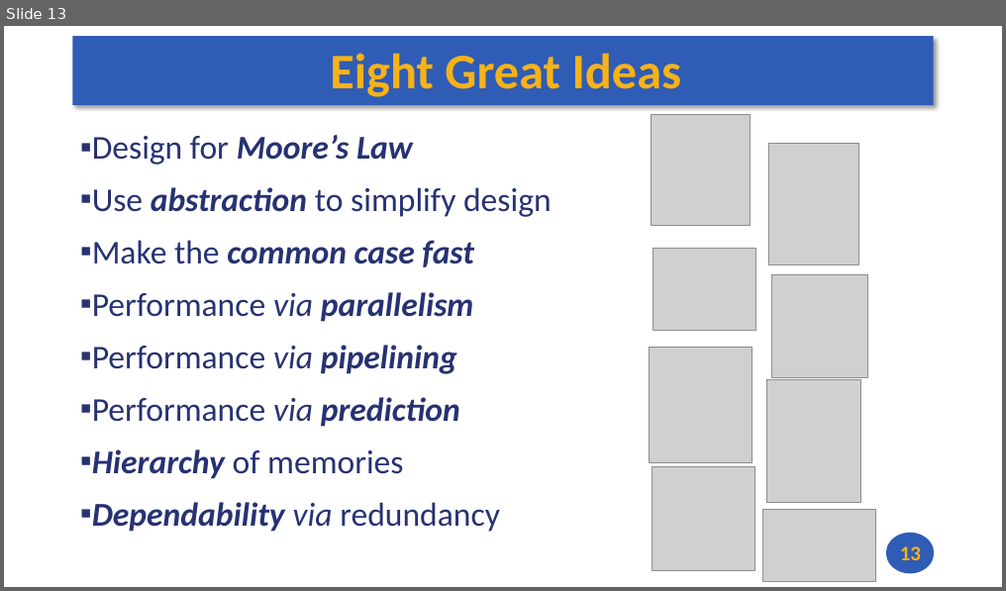
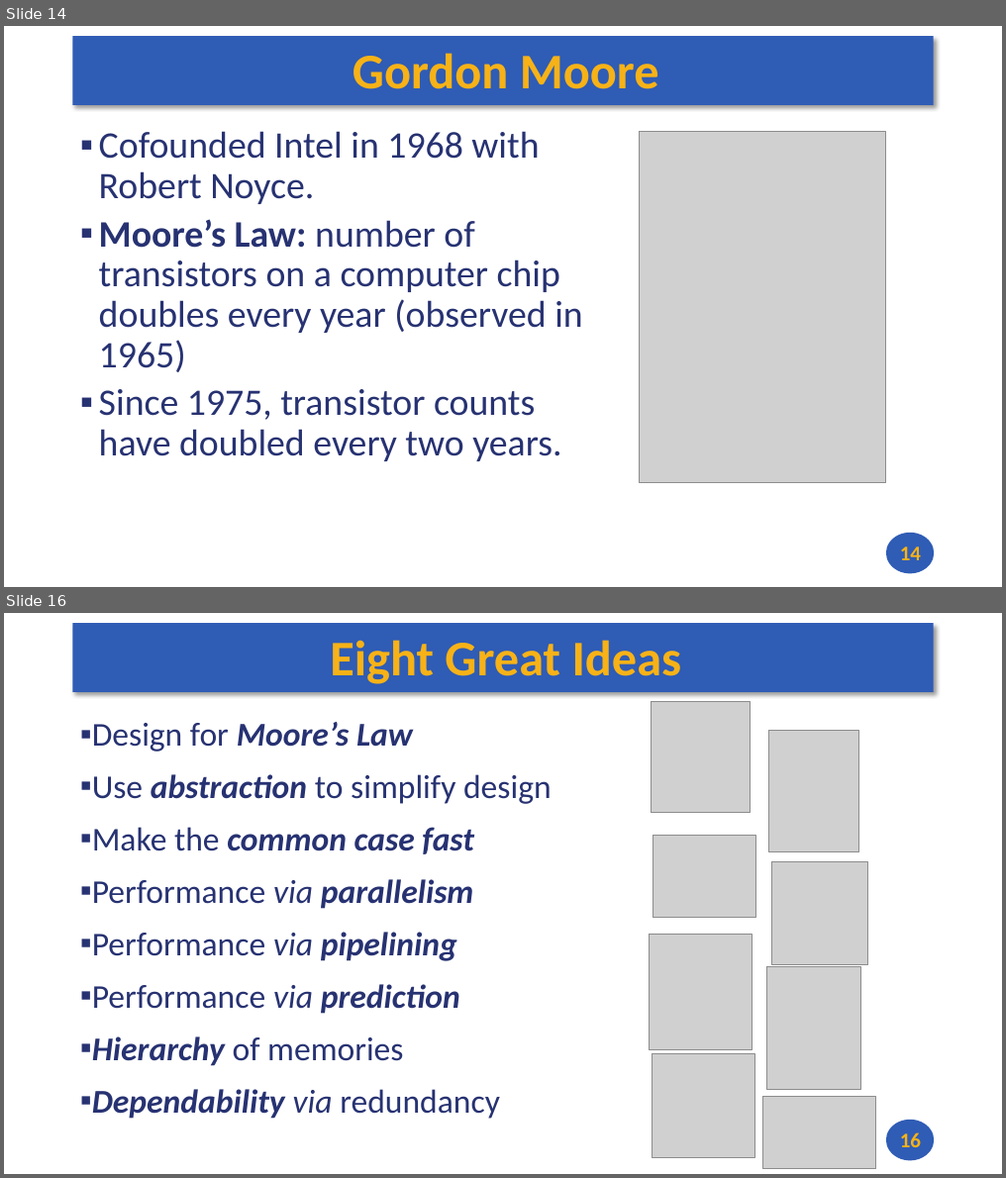
Before and after one commit to andrewt0301/hse-acos-course, a slide deck: docs/part1ca/01_Introduction/CA_Lecture_01.pptx. Shown one above the other, each under a label of ours: slide 13 before the commit, slides 14 and 16 after it; the slides between them are not shown. The pictures are 1006x591 and 1006x1178 pixels, drawn with LibreOffice and Linux fonts; fonts in the diff are those of the drawing; grey boxes stand for pictures. Boxes give left, top, right and bottom in pixels: in the first picture for what was removed or moved away, otherwise in the second. Text is boxed around its words. In the diff, an @@ line names an element or a change of style, - is before the commit and + after.

```diff
--- a/docs/part1ca/01_Introduction/CA_Lecture_01.pptx
+++ b/docs/part1ca/01_Introduction/CA_Lecture_01.pptx
@@ slide 14 added at [4, 26, 1002, 587], background #FFFFFF; not listed: 2 template elements that a slide beside it also shows @@
@@ title added at [352, 53, 659, 89], 48 pt, text #F7B217, bold @@
+Gordon Moore
@@ text added at [99, 131, 583, 462], 36 pt, text #273272 @@
+▪ Cofounded Intel in 1968 with Robert Noyce.
+▪ Moore’s Law: number of transistors on a computer chip doubles every year (observed in 1965)
+▪ Since 1975, transistor counts have doubled every two years.
@@ picture added at [640, 132, 887, 483] @@
@@ page number added at [900, 547, 921, 561], 20 pt, text #F7B217, bold @@
+14
@@ what was slide 13 is now slide 16 @@
@@ page number at [900, 1133, 921, 1148]: text changed @@
-13
+16
```
Also in this commit, not shown: 1 slide changed, 4 other slides added, 2 slides removed, 1 other file.
